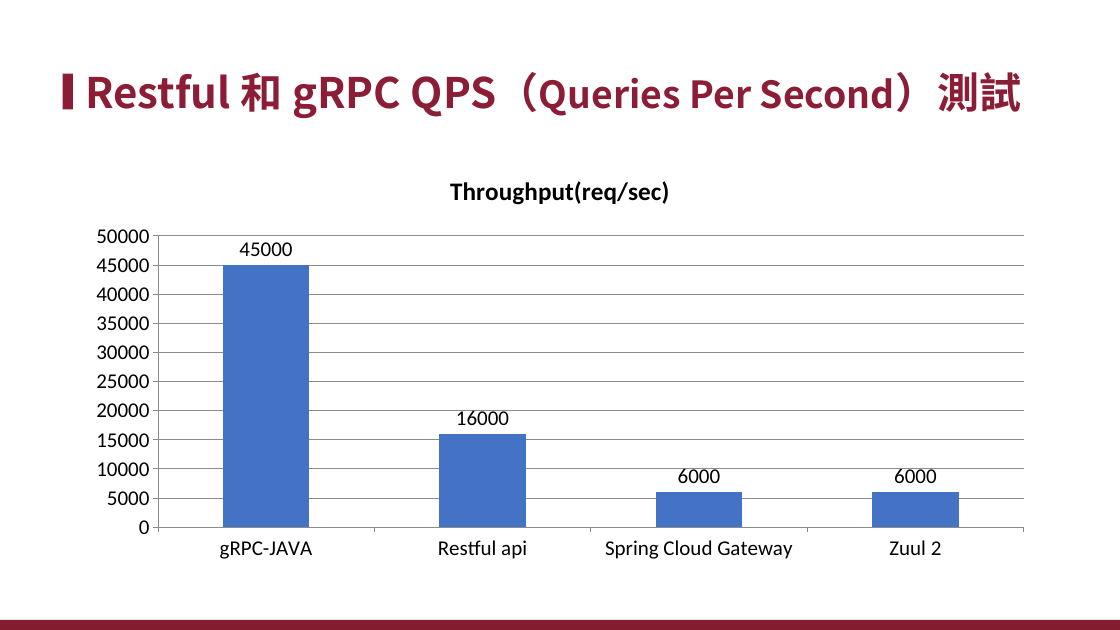
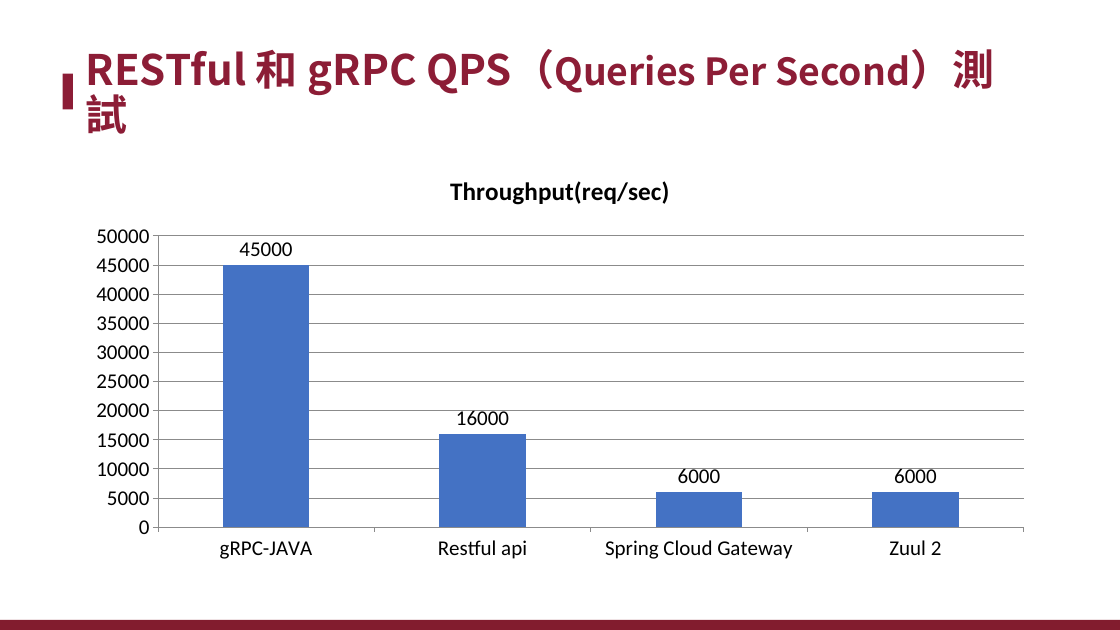
Before and after one commit to xiauchen/5__gRPC, a slide deck: slide 45 of 空白PPT.pptx (slide 36 before the commit). Drawn at 1120x630 pixels with LibreOffice and Linux fonts; fonts in the diff are those of the drawing; background and template pictures are left out. Boxes give left, top, right and bottom in pixels: in the first picture for what was removed or moved away, otherwise in the second. Text is boxed around its words. In the diff, an @@ line names an element or a change of style, - is before the commit and + after.

```diff
--- a/空白PPT.pptx
+++ b/空白PPT.pptx
@@ title at (x1=85, y1=49, x2=994, y2=134): text changed @@
-Restful 和 gRPC QPS（Queries Per Second）測試
+RESTful 和 gRPC QPS（Queries Per Second）測試
```
Also in this commit, not shown: 23 other slides changed, 19 slides added, 4 slides removed, 17 other files.
